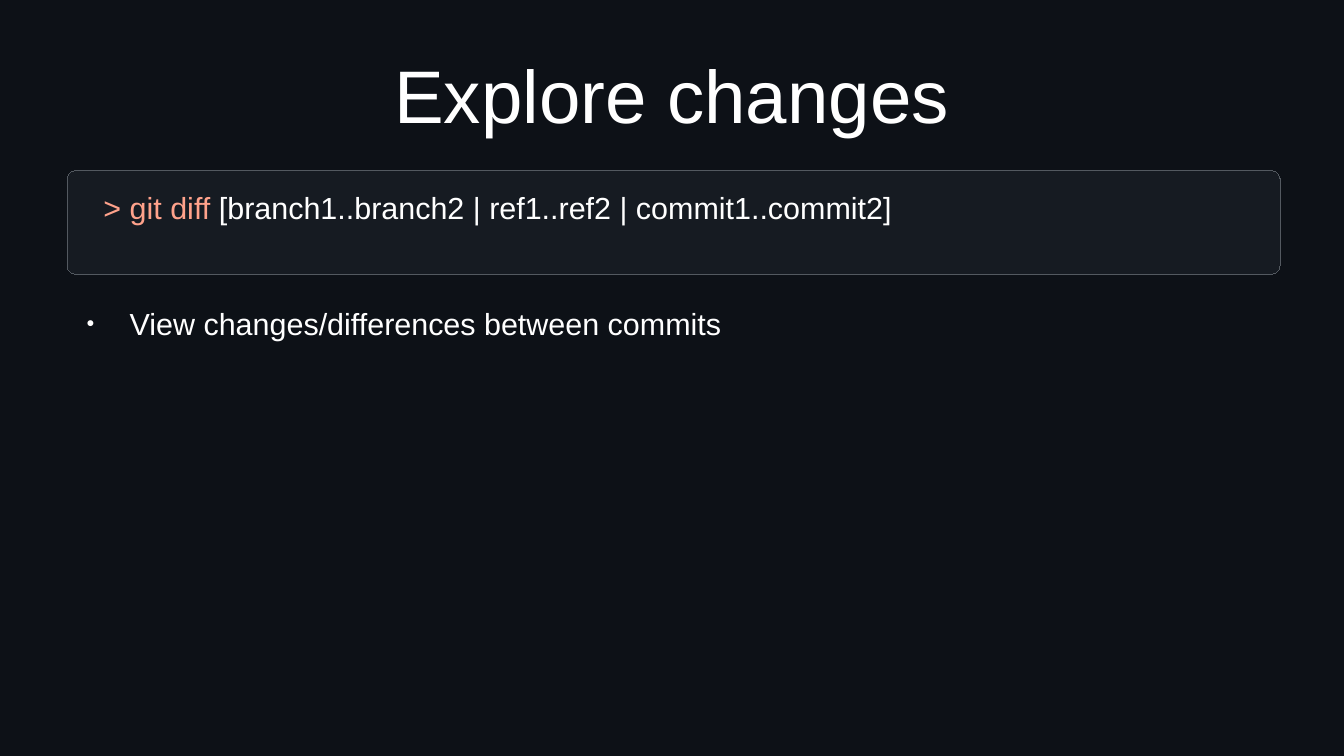
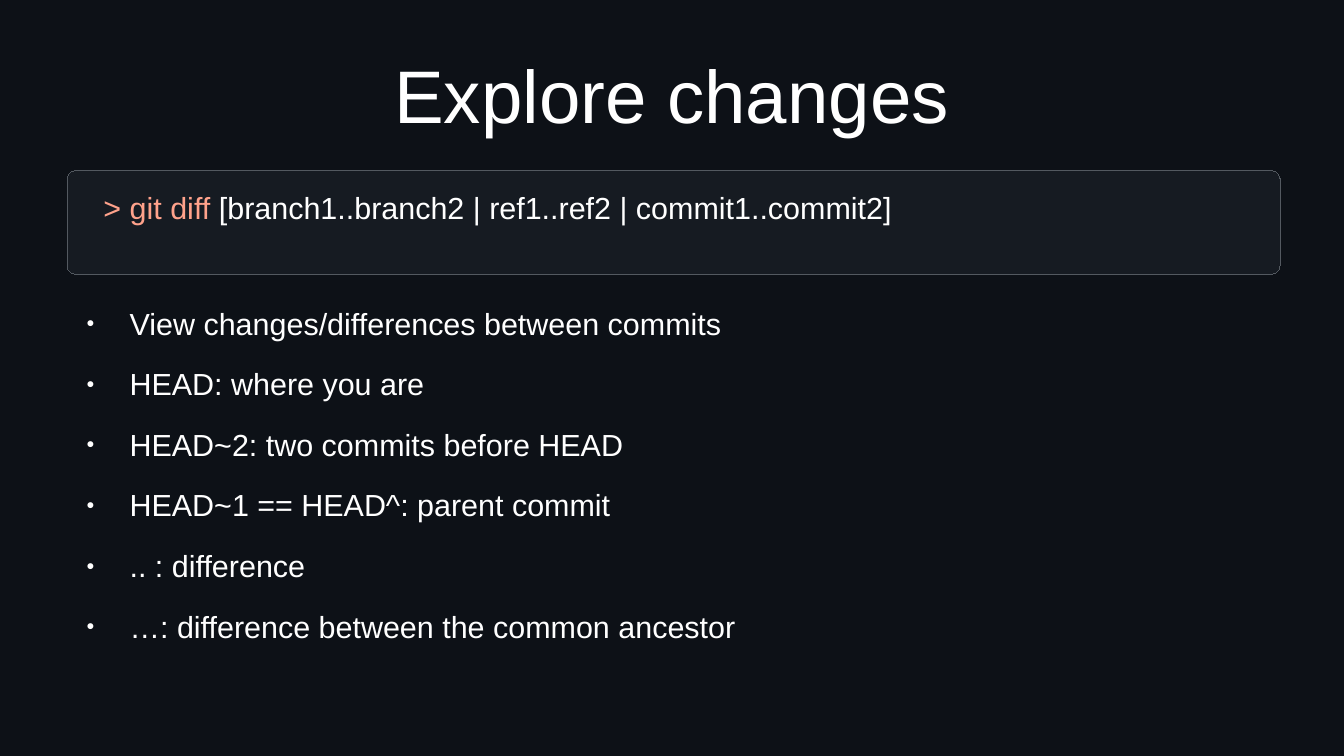
Before and after one commit to idf-io/Git-Github_Workshop, a slide deck: slide 19 of docs/presentation_day2_git-and-github.odp (slide 8 before the commit). Drawn at 1344x756 pixels with LibreOffice and Linux fonts; fonts in the diff are those of the drawing. Boxes give left, top, right and bottom in pixels: in the first picture for what was removed or moved away, otherwise in the second. Text is boxed around its words. In the diff, an @@ line names an element or a change of style, - is before the commit and + after.

Commit message:
Presentation day 2

```diff
--- a/docs/presentation_day2_git-and-github.odp
+++ b/docs/presentation_day2_git-and-github.odp
@@ text added at <box>130,313,735,639</box>, 18 pt, text #FFFFFF @@
+● View changes/differences between commits
+● HEAD: where you are
+● HEAD~2: two commits before HEAD
+● HEAD~1 == HEAD^: parent commit
+● .. : difference
+● …: difference between the common ancestor
```
Also in this commit, not shown: 6 other slides changed, 19 slides added, 9 slides removed.
